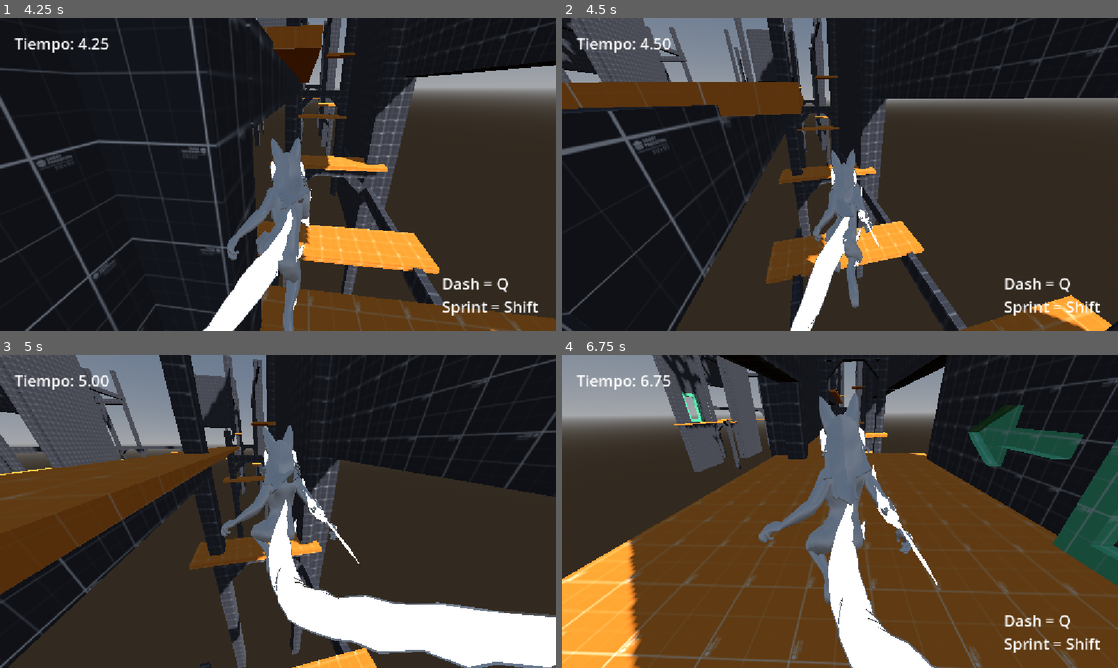
Above: before the commit, frames 1-4 (two rows, left to right).
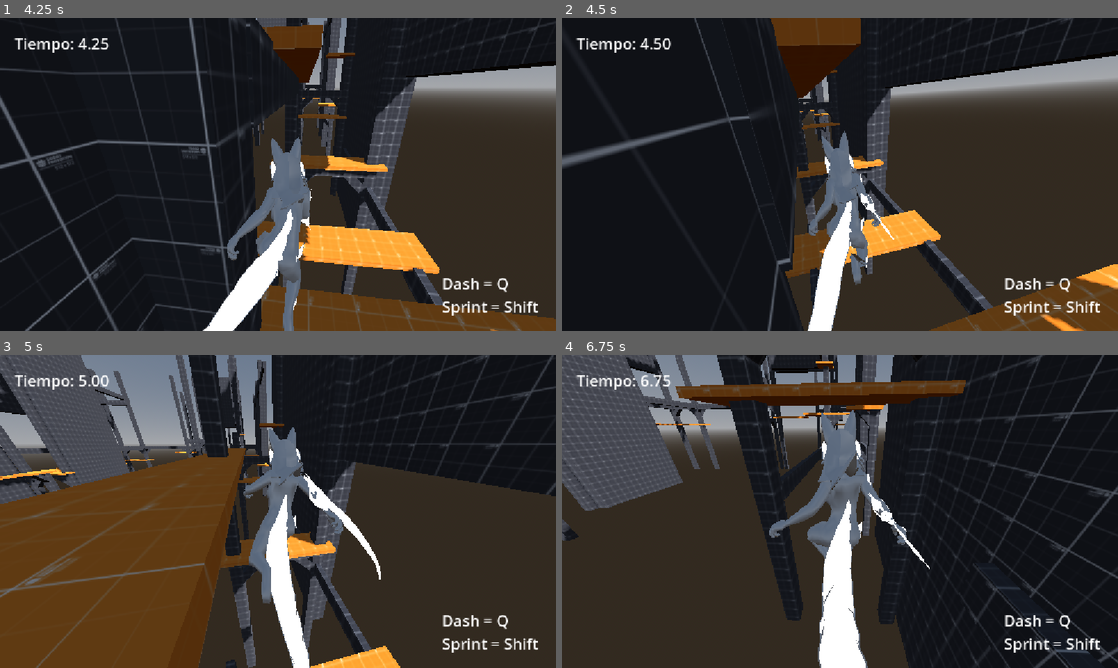
Above: after the commit, the same moments.

Repository: MauroMelender/ProtoProyectGensaku
Game: Godot game, scene res://scenes/levels/lv_collums.tscn
Same seed, same stepped clock (60 frames per second), same inputs: the game is played once before the commit and once after it.
Inputs (mouse positions are in pixels of both pictures, inside the frame that each line leads up to):
- Up to frame 1 (4.25 s): tap Enter (ui_accept) at 0.5, 0.8, 1.35, 3.05 s; move the mouse to (272, 180) at 0.52 s; hold W (mover_adelante) 0.53-2.78 s; tap Q (dash) at 0.6, 2.3, 3.6 s; tap Space (saltar) at 0.77, 1.07, 1.52, 1.55, 1.82, 2.1, 3.02, 3.32, 3.77, 3.8, 4.07 s; move the mouse to (316, 177) at 1.27 s; move the mouse to (233, 171) at 2.02 s; move the mouse to (283, 174) at 2.77 s; hold A (mover_izquierda) 2.78-3.53 s; tap Shift (correr) at 2.85 s; move the mouse to (255, 168) at 3.52 s; hold W (mover_adelante) from 3.53 s (still down)
- Up to frame 2 (4.5 s): keep holding W (mover_adelante); move the mouse to (867, 174) at 4.27 s; tap Enter (ui_accept) at 4.35 s
- Up to frame 3 (5 s): keep holding W (mover_adelante); tap Space (saltar) at 4.52, 4.82 s; tap Q (dash) at 4.55 s
- Up to frame 4 (6.75 s): move the mouse to (812, 511) at 5.02 s; tap Q (dash) at 5.1 s; tap Enter (ui_accept) at 5.3, 5.85 s; move the mouse to (851, 505) at 5.77 s; release W (mover_adelante) at 5.78 s; hold D (mover_derecha) 5.78-6.53 s; tap Space (saltar) at 6.02, 6.05, 6.32, 6.6 s; move the mouse to (834, 517) at 6.52 s; hold W (mover_adelante) from 6.53 s (still down)

Frame 1 is identical in both runs. In frame 2, 38% of the frame differs, in the area x 0-100%, y 0-100%; in frame 3, 41%; in frame 4, 76%.

Commit message:
Codigo Wallrun cambios

Diff:
--- a/Test Folder 0.1/Player/Habilidades/wall_run.gd
+++ b/Test Folder 0.1/Player/Habilidades/wall_run.gd
@@ -10,10 +10,8 @@
 var last_wall_normal: Vector3 = Vector3.ZERO # Guarda la dirección de la última pared usada
 
 func _ready() -> void:
-	# Obtiene la referencia al script principal del jugador
 	player = get_parent().get_parent() as Player
 
-# Funciones internas para chequear si el objeto es una pared plana o rampa válida
 func _is_wallrun_flat(collider: Object) -> bool:
 	if not collider: return false
 	return collider.is_in_group("WallRunFlat") or collider.is_in_group("wallrunflat") or collider.is_in_group("WALLRUNFLAT") or (collider.get_parent() and collider.get_parent().is_in_group("WallRunFlat"))
@@ -27,9 +25,13 @@
 	if cooldown_timer > 0.0:
 		cooldown_timer -= delta
 
-	# Si toca el suelo, limpia el registro de la pared anterior
 	if player.is_on_floor():
 		last_wall_normal = Vector3.ZERO
+		return false
+
+	# Solo entra en WallRun si el jugador presiona avanzar
+	var input_dir := Input.get_vector("mover_izquierda", "mover_derecha", "mover_adelante", "mover_atras")
+	if input_dir.y >= 0: # Si no presiona W / Avanzar, no se pega
 		return false
 
 	var active_ray = _get_active_ray()
@@ -38,7 +40,6 @@
 		var collider = active_ray.get_collider()
 		var new_normal = active_ray.get_collision_normal()
 
-		# Revisa si la pared actual es diferente a la anterior para permitir saltos en zigzag
 		var is_different_wall = last_wall_normal != Vector3.ZERO and new_normal.dot(last_wall_normal) < 0.2
 
 		if cooldown_timer > 0.0 and not is_different_wall:
@@ -54,9 +55,12 @@
 
 	return false
 
-# Lógica del movimiento mientras esta pegado a la pared
+# Lógica del movimiento mientras está pegado a la pared
 func process_movement(delta: float) -> void:
-	if player.is_on_floor():
+	var input_dir := Input.get_vector("mover_izquierda", "mover_derecha", "mover_adelante", "mover_atras")
+
+	# Si suelta la W o toca el suelo, sale del WallRun
+	if input_dir.y >= 0 or player.is_on_floor():
 		_exit_wall_run()
 		return
 
@@ -71,45 +75,41 @@
 		return
 
 	current_wall_normal = active_ray.get_collision_normal()
-	var move_dir := -player.transform.basis.z
+	var forward_look := -player.transform.basis.z
 
-	# Calcula la dirección sobre una pared recta
+	# Calcula la dirección paralela a la pared de forma estable
 	if current_wall_type == WallType.RECTA:
 		var wall_forward := Vector3.UP.cross(current_wall_normal)
-		if move_dir.dot(wall_forward) < 0:
+		if forward_look.dot(wall_forward) < 0:
 			wall_forward = -wall_forward
 
+		# Deslizamiento fluido manteniendo altura constante sin tirones
 		player.velocity.x = wall_forward.x * player.WALL_RUN_SPEED
 		player.velocity.z = wall_forward.z * player.WALL_RUN_SPEED
-		player.velocity.y = 0.0
+		player.velocity.y = move_toward(player.velocity.y, 0.0, 15.0 * delta)
 
-	# Calcula la dirección sobre una rampa inclinada
 	elif current_wall_type == WallType.RAMPA:
 		var ramp_node = collider as Node3D
-		var ramp_forward = -player.transform.basis.z
+		var ramp_forward = forward_look
 
 		if ramp_node:
 			var ramp_z = -ramp_node.global_transform.basis.z.normalized()
 			var ramp_x = ramp_node.global_transform.basis.x.normalized()
 
-			if abs(move_dir.dot(ramp_z)) > abs(move_dir.dot(ramp_x)):
-				ramp_forward = ramp_z * sign(move_dir.dot(ramp_z))
+			if abs(forward_look.dot(ramp_z)) > abs(forward_look.dot(ramp_x)):
+				ramp_forward = ramp_z * sign(forward_look.dot(ramp_z))
 			else:
-				ramp_forward = ramp_x * sign(move_dir.dot(ramp_x))
+				ramp_forward = ramp_x * sign(forward_look.dot(ramp_x))
 
 		player.velocity = ramp_forward * player.WALL_RUN_SPEED
 
-	# Salto desde la pared (Espacio)
-	if Input.is_action_just_pressed("ui_accept"):
+	# Salto inteligente desde la pared (Espacio / "saltar")
+	if Input.is_action_just_pressed("saltar"):
 		player.current_state = Player.State.NORMAL
 		last_wall_normal = current_wall_normal
 		cooldown_timer = 0.25
 		player.jump_count = 1
 
-		var forward_dir := -player.transform.basis.z
-		var input_dir := Input.get_vector("ui_left", "ui_right", "ui_up", "ui_down")
-
-		# Chequea si el jugador está presionando la tecla opuesta para rebotar fuerte
 		var is_pushing_away = false
 		if active_ray == player.ray_izquierda and input_dir.x > 0:
 			is_pushing_away = true
@@ -118,7 +118,7 @@
 
 		var side_force_multiplier = 1.0 if is_pushing_away else 0.4
 
-		var jump_direction = (current_wall_normal * player.WALL_JUMP_FORCE * side_force_multiplier) + (forward_dir * player.WALL_JUMP_FORWARD_FORCE)
+		var jump_direction = (current_wall_normal * player.WALL_JUMP_FORCE * side_force_multiplier) + (forward_look * player.WALL_JUMP_FORWARD_FORCE)
 
 		player.velocity.x = jump_direction.x
 		player.velocity.z = jump_direction.z
@@ -127,12 +127,10 @@
 
 	player.move_and_slide()
 
-# Cancela el estado de WallRun
 func _exit_wall_run() -> void:
 	player.current_state = Player.State.NORMAL
 	cooldown_timer = 0.25
 
-# Devuelve cuál de los dos RayCasts laterales está chocando contra una pared
 func _get_active_ray() -> RayCast3D:
 	if player.ray_izquierda and player.ray_izquierda.is_colliding():
 		return player.ray_izquierda
